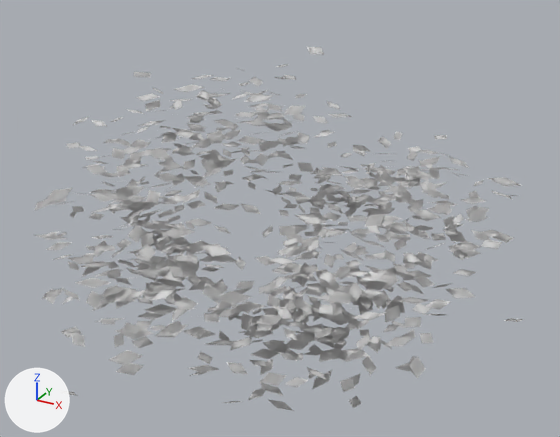
Before and after pictures for a commit that changed the OBJ model assets/tts/ancients-r22/leaves-1.obj.
Camera for both pictures: a 50 mm camera at (4.6, -7.74, 7.9) aimed at (0.19, 0.27, 3.9). Arrows for +X, +Y and +Z are at lower left; the lights stay in place. The picture after the commit comes second. Where no turn or scale is listed for an object, it has been applied to the vertices.

The older version as bpy lines, for what is in view:
```python
me_leaves_1 = bpy.data.meshes.new('leaves-1')
me_leaves_1.from_pydata(...)  # 3800 vertices, 3800 faces; spans x -2.89..3.27, y -2.83..3.42, z 1.86..5.78
ob_leaves_1 = bpy.data.objects.new('leaves-1', me_leaves_1)
ob_leaves_1.location = (0.0, 0.0, 0.0)
```
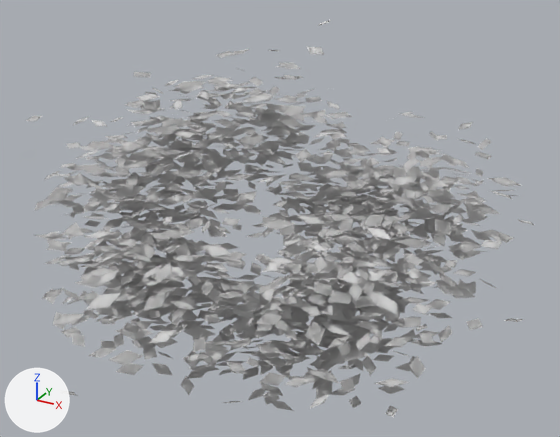
Location of each change, (x1, y1, x2, y2) in pixels of the pictures (560 x 437 px):
'leaves-1', reshaped (9% taller)
    before: (34, 47, 524, 411)
    after: (26, 20, 534, 417)
part 1 of me_leaves_1, added
    after: (26, 20, 534, 417)

Edits to the bpy script that builds the scene:
```text
Change me_leaves_1:
    used by ob_leaves_1; location = (0.0, 0.0, 0.0)
    remove me_leaves_1.from_pydata(...)  # 3800 vertices, 3800 faces; spans x -2.89..3.27, y -2.83..3.42, z 1.86..5.78
    add me_leaves_1.from_pydata(...)  # 9600 vertices, 9600 faces; spans x -2.89..3.27, y -2.83..3.42, z 1.86..6.04
    me_leaves_1 part 1: 5796 vertices added at x -2.79..3.07, y -2.74..3.18, z 2.22..6.04
    other edits to the shape of me_leaves_1 do not show in these pictures
```
